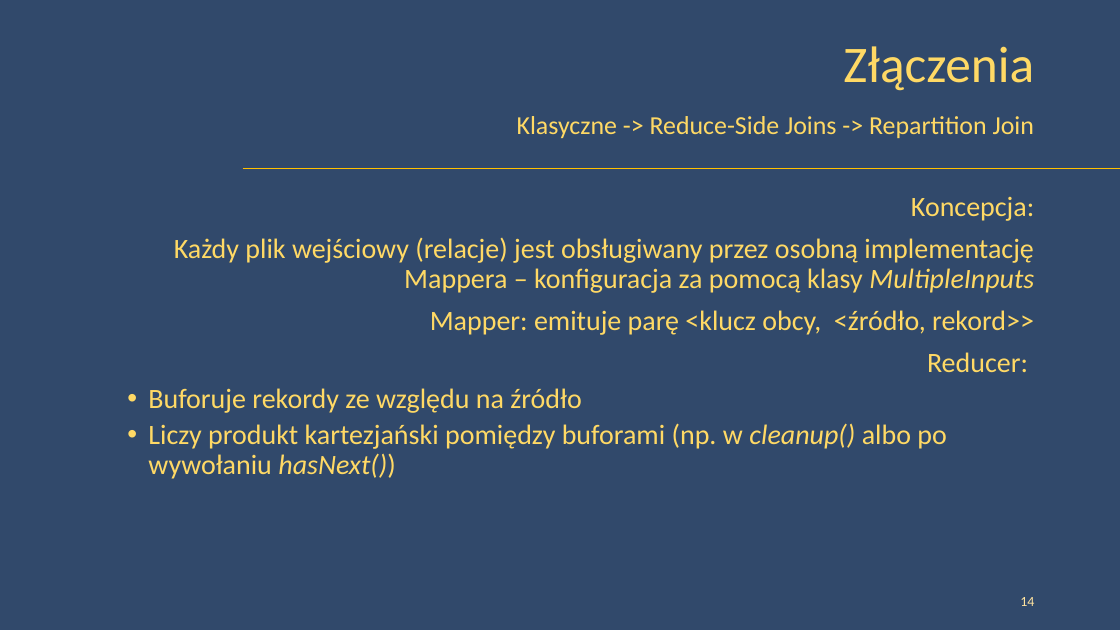
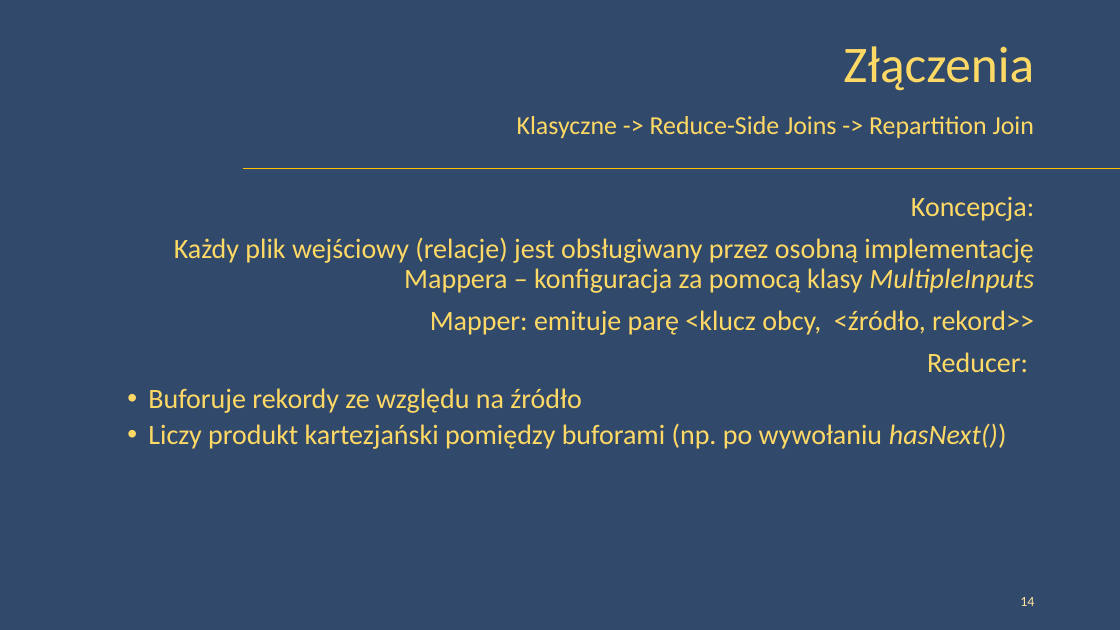
Before and after one commit to peczwy/DbConf2015, a slide deck: slide 14 of DbConf - Złączenia w modelu MapReduce - Lite.pptx. Drawn at 1120x630 pixels with LibreOffice and Linux fonts; fonts in the diff are those of the drawing; background and template pictures are left out. Boxes give left, top, right and bottom in pixels: in the first picture for what was removed or moved away, otherwise in the second. Text is boxed around its words. In the diff, an @@ line names an element or a change of style, - is before the commit and + after.

```diff
--- a/DbConf - Złączenia w modelu MapReduce - Lite.pptx
+++ b/DbConf - Złączenia w modelu MapReduce - Lite.pptx
@@ text at (x1=148, y1=423, x2=1007, y2=449): text changed @@
-  • Liczy produkt kartezjański pomiędzy buforami (np. w cleanup() albo po wywołaniu hasNext())
+  • Liczy produkt kartezjański pomiędzy buforami (np. po wywołaniu hasNext())
```
Also in this commit, not shown: 1 other file.
